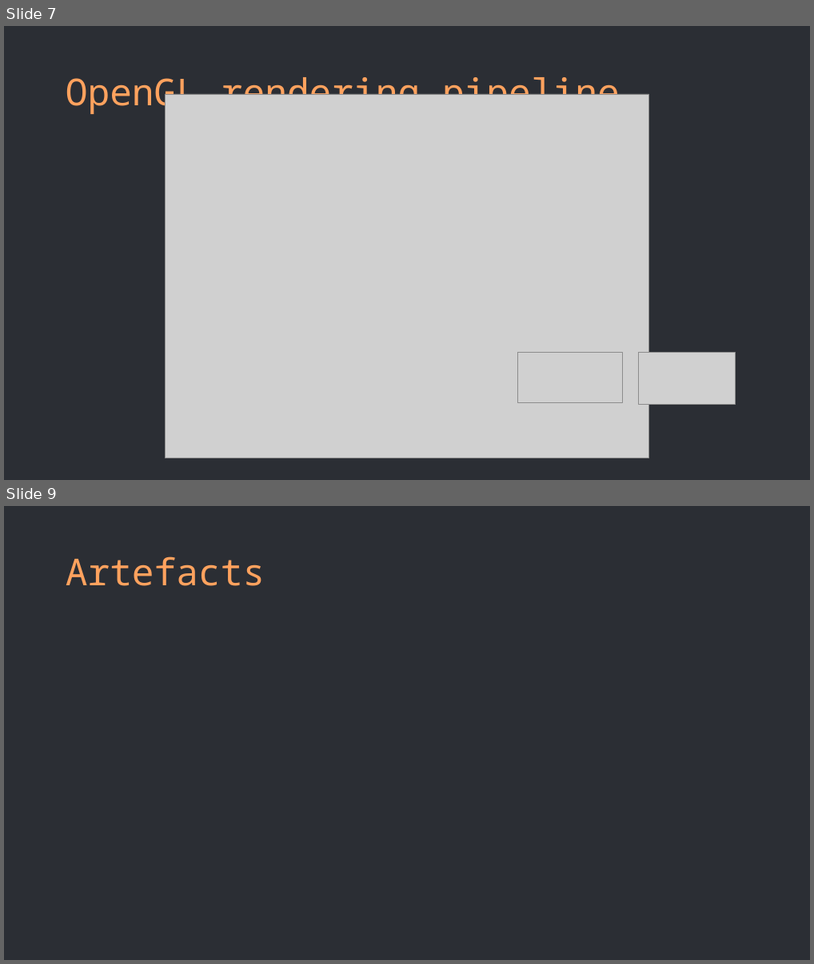
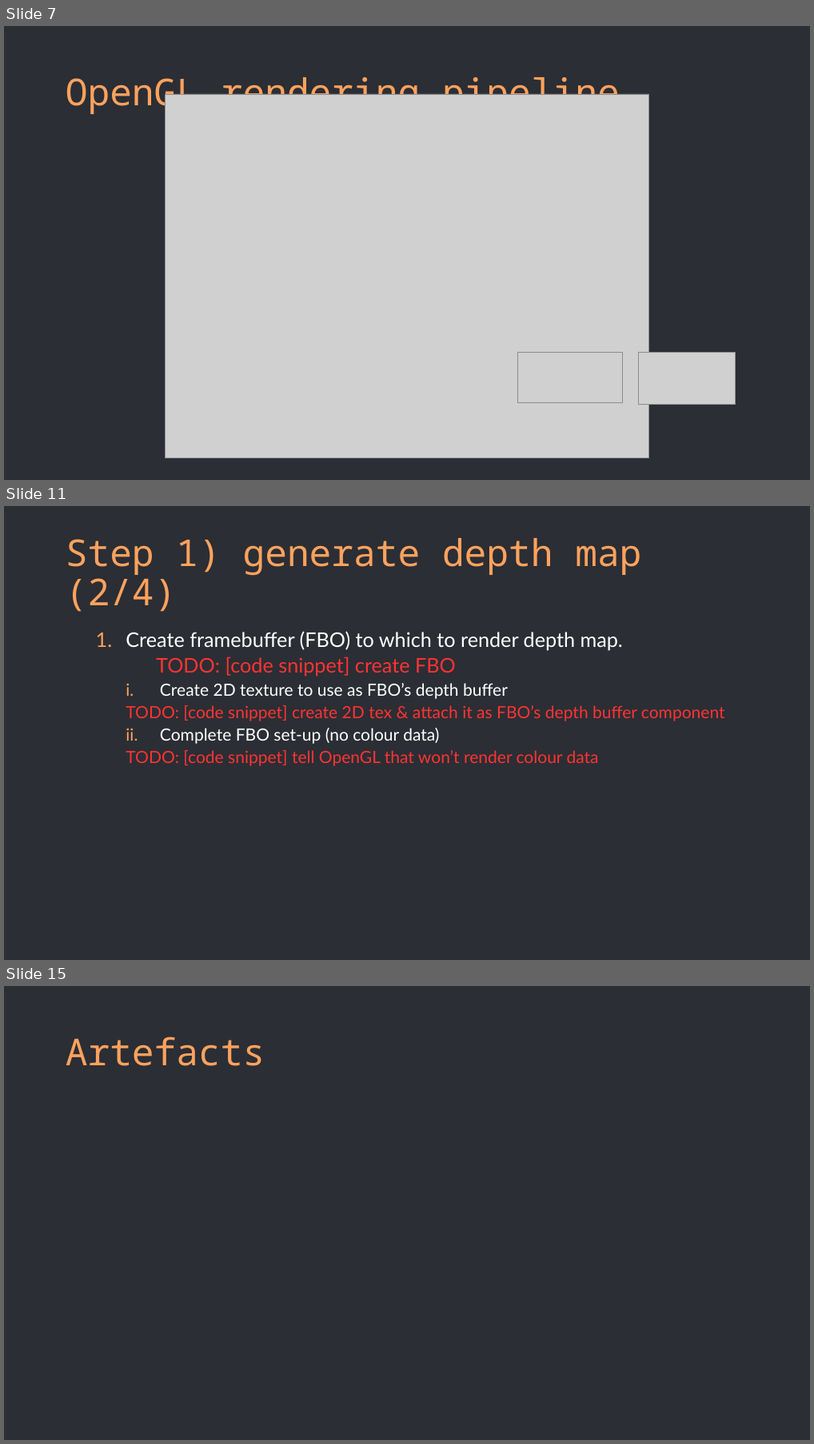
Before and after one commit to Alba-NR/ShadowMapping_TechTalk, a slide deck: slides/slides.pptx. Shown one above the other, each under a label of ours: slides 7 and 9 before the commit, slides 7, 11 and 15 after it; the slides between them are not shown. The pictures are 814x964 and 814x1444 pixels, drawn with LibreOffice and Linux fonts; fonts in the diff are those of the drawing; grey boxes stand for pictures. Boxes give left, top, right and bottom in pixels: in the first picture for what was removed or moved away, otherwise in the second. Text is boxed around its words. In the diff, an @@ line names an element or a change of style, - is before the commit and + after.

```diff
--- a/slides/slides.pptx
+++ b/slides/slides.pptx
@@ slide 11 added at box(4, 506, 810, 960), background #2B2E34 @@
@@ title added at box(66, 538, 642, 612), 44 pt, text #FFA25E @@
+Step 1) generate depth map (2/4)
@@ text added at box(126, 631, 726, 766), 20 pt, text #FF3333 @@
+  1. Create framebuffer (FBO) to which to render depth map.
+  TODO: [code snippet] create FBO
+    i. Create 2D texture to use as FBO’s depth buffer
+    TODO: [code snippet] create 2D tex & attach it as FBO’s depth buffer component
+    ii. Complete FBO set-up (no colour data)
+    TODO: [code snippet] tell OpenGL that won’t render colour data
@@ what was slide 9 is now slide 15 @@
```
Also in this commit, not shown: 1 slide changed, 5 other slides added.
